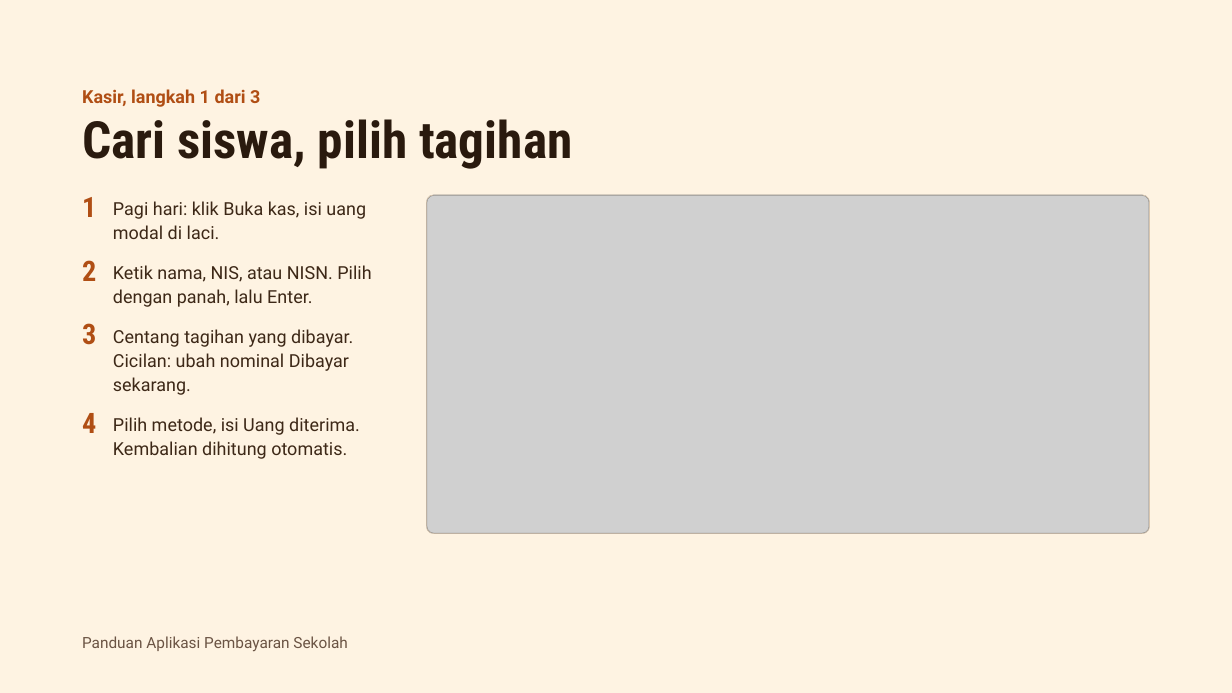
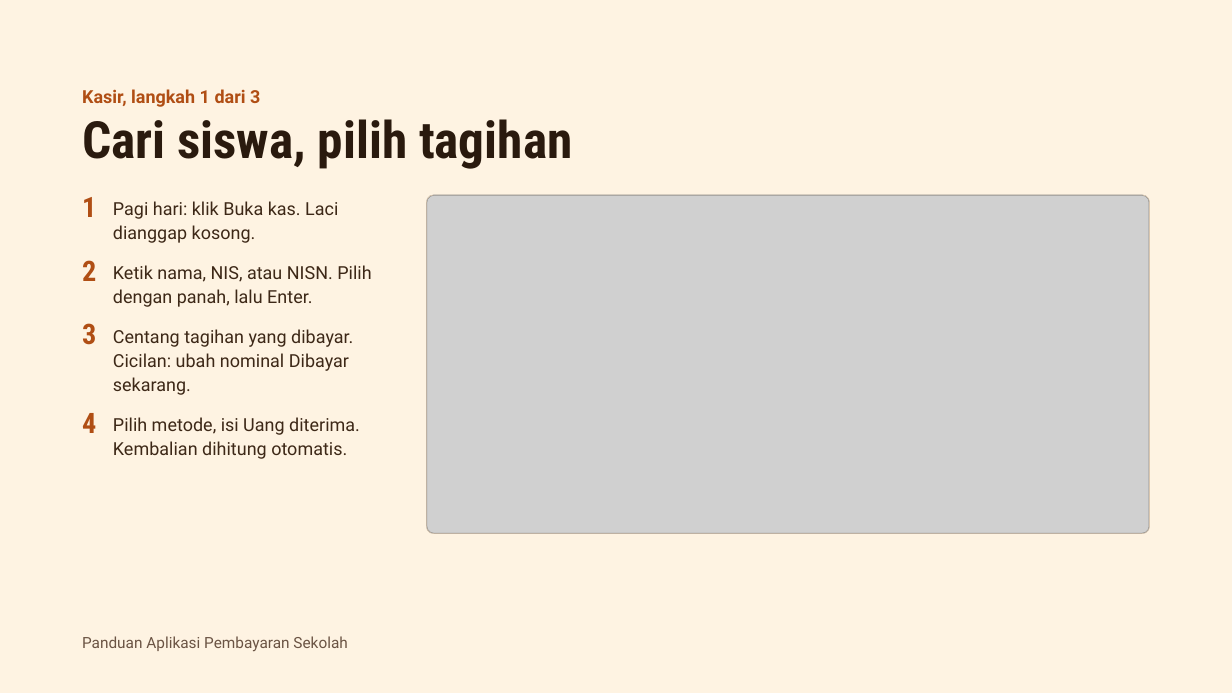
Before and after one commit to bimacloud/tuapps, a slide deck: slide 8 of docs/Panduan Aplikasi Pembayaran Sekolah.pptx. Drawn at 1232x693 pixels with LibreOffice and Linux fonts; fonts in the diff are those of the drawing; grey boxes stand for pictures. Boxes give left, top, right and bottom in pixels: in the first picture for what was removed or moved away, otherwise in the second. Text is boxed around its words. In the diff, an @@ line names an element or a change of style, - is before the commit and + after.

```diff
--- a/docs/Panduan Aplikasi Pembayaran Sekolah.pptx
+++ b/docs/Panduan Aplikasi Pembayaran Sekolah.pptx
@@ text at <box>113,201,338,243</box>: text changed @@
-Pagi hari: klik Buka kas, isi uang modal di laci.
+Pagi hari: klik Buka kas. Laci dianggap kosong.
```
Also in this commit, not shown: 1 other slide changed, 6 other files.
